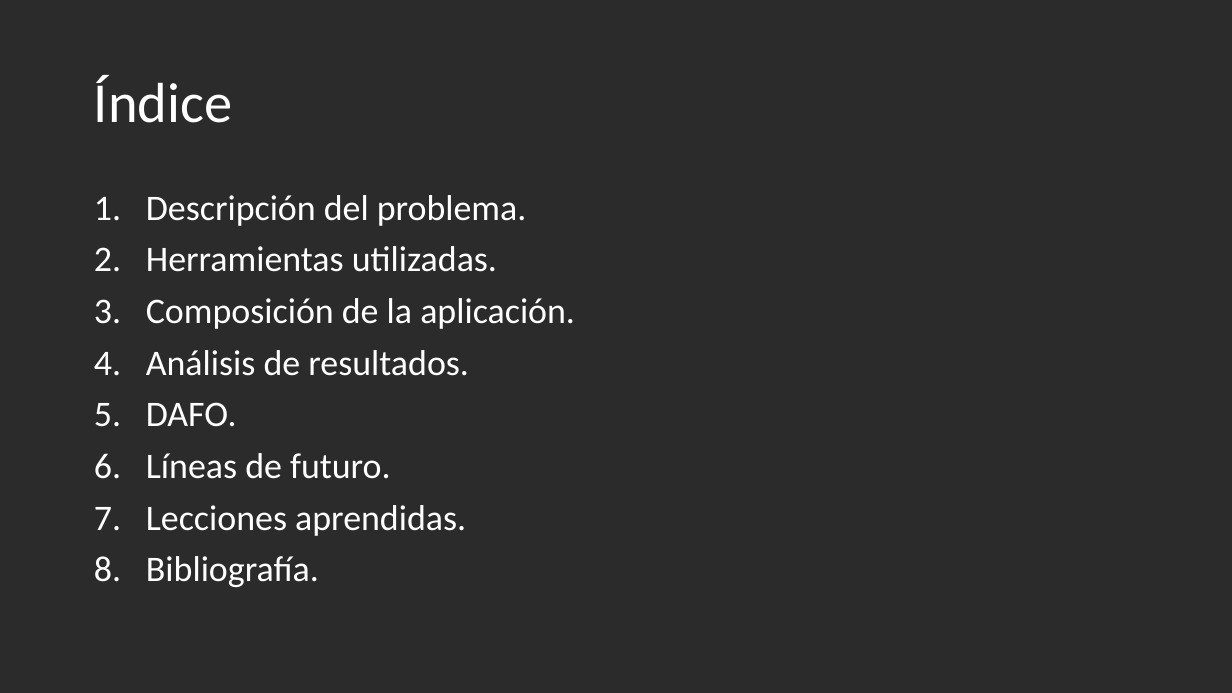
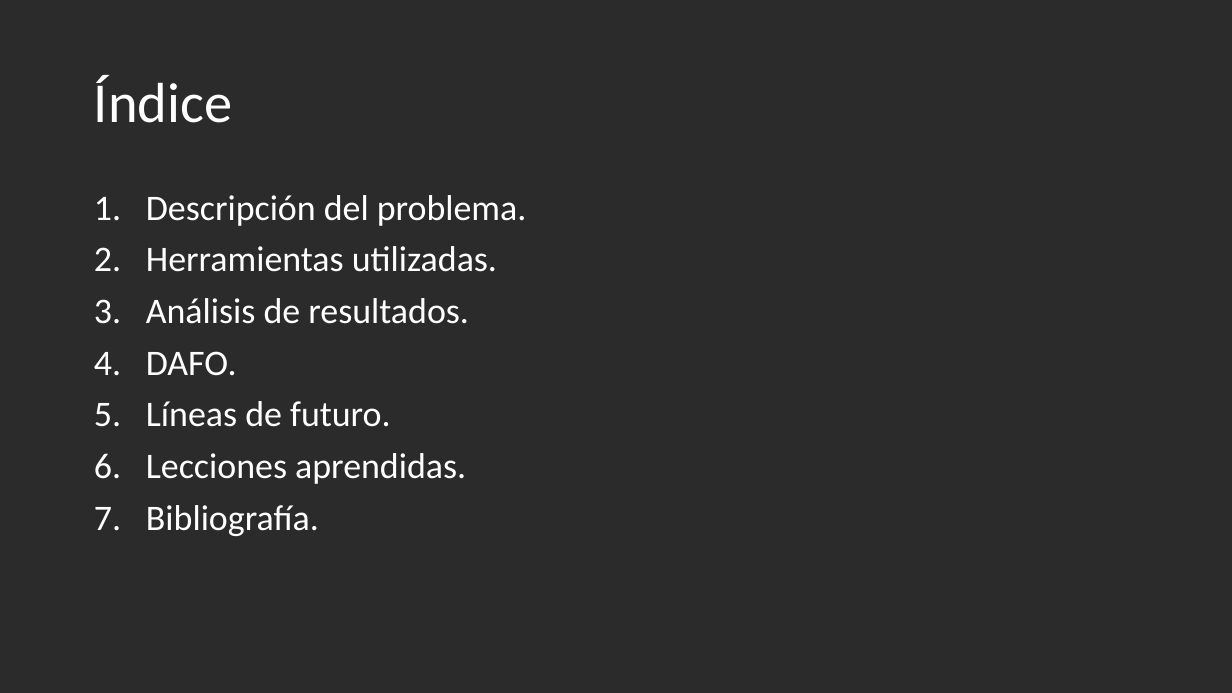
Before and after one commit to adelrf01/Bussiness-Intelligence, a slide deck: slide 2 of Presentacion FutbolFichajes.pptx. Drawn at 1232x693 pixels with LibreOffice and Linux fonts; fonts in the diff are those of the drawing; background and template pictures are left out; a plain dark background stands for a picture behind light text. Boxes give left, top, right and bottom in pixels: in the first picture for what was removed or moved away, otherwise in the second. Text is boxed around its words. In the diff, an @@ line names an element or a change of style, - is before the commit and + after.

```diff
--- a/Presentacion FutbolFichajes.pptx
+++ b/Presentacion FutbolFichajes.pptx
@@ text at (x1=146, y1=298, x2=575, y2=329): paragraph removed @@
-3. Composición de la aplicación.
```
Also in this commit, not shown: 2 other files.
